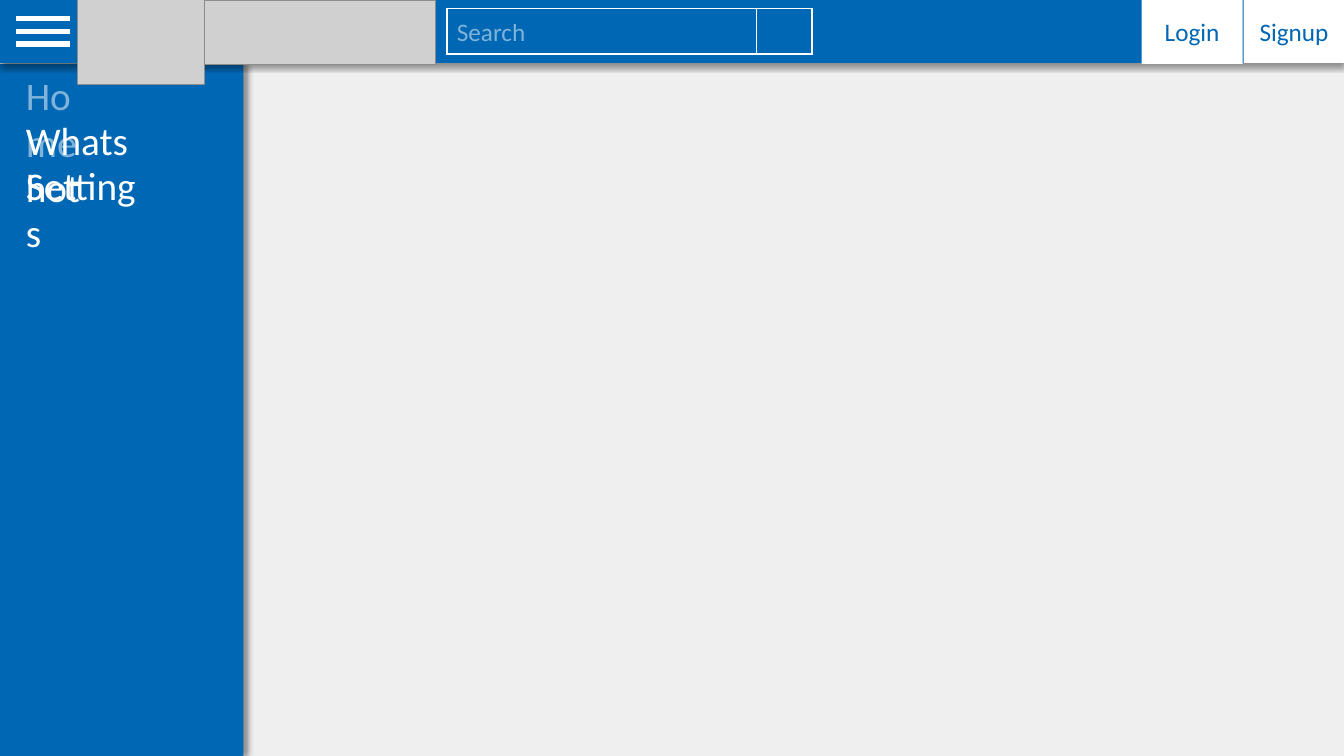
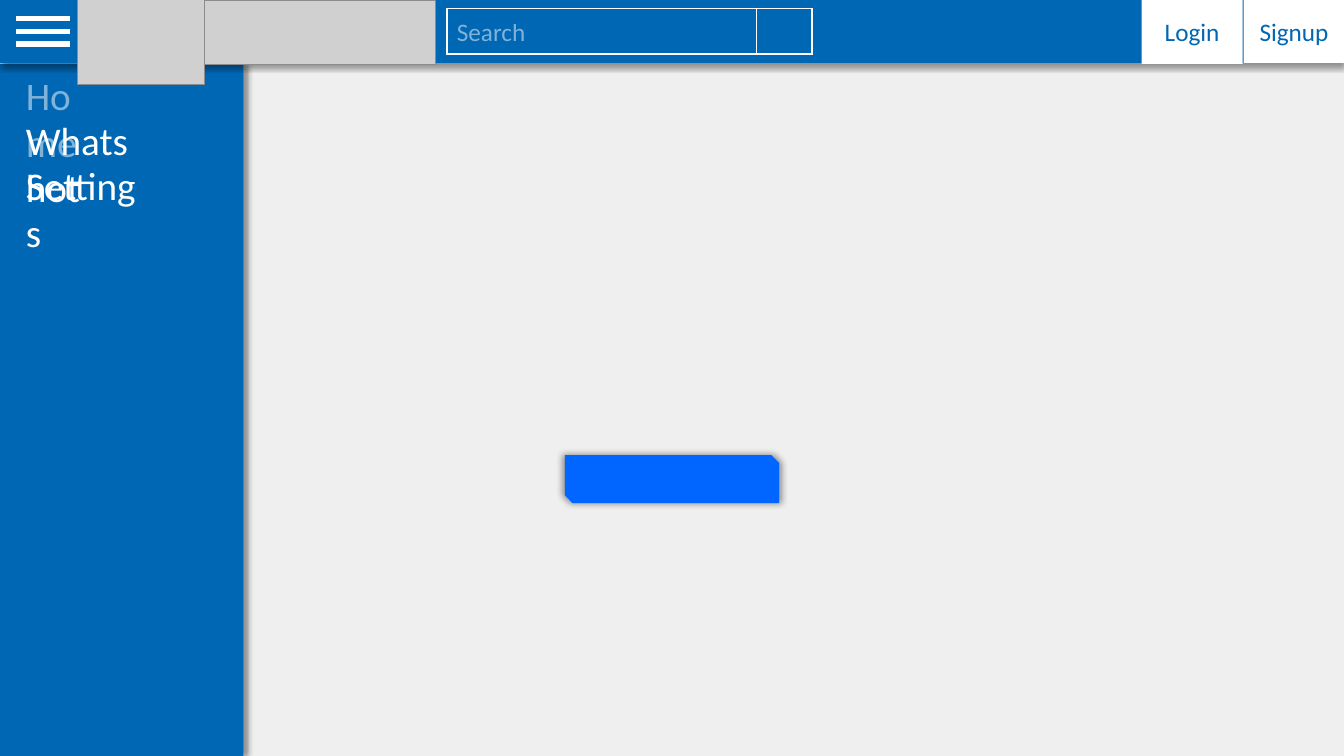
Before and after one commit to NetVisionOfficial/YouMedia, a slide deck: slide 6 of Presentation.pptx. Drawn at 1344x756 pixels with LibreOffice and Linux fonts; fonts in the diff are those of the drawing; grey boxes stand for pictures. Boxes give left, top, right and bottom in pixels: in the first picture for what was removed or moved away, otherwise in the second. Text is boxed around its words. In the diff, an @@ line names an element or a change of style, - is before the commit and + after.

Commit message:
Updates

```diff
--- a/Presentation.pptx
+++ b/Presentation.pptx
@@ snip diag rect added at (565,456,779,504), fill #0066FF @@
```
